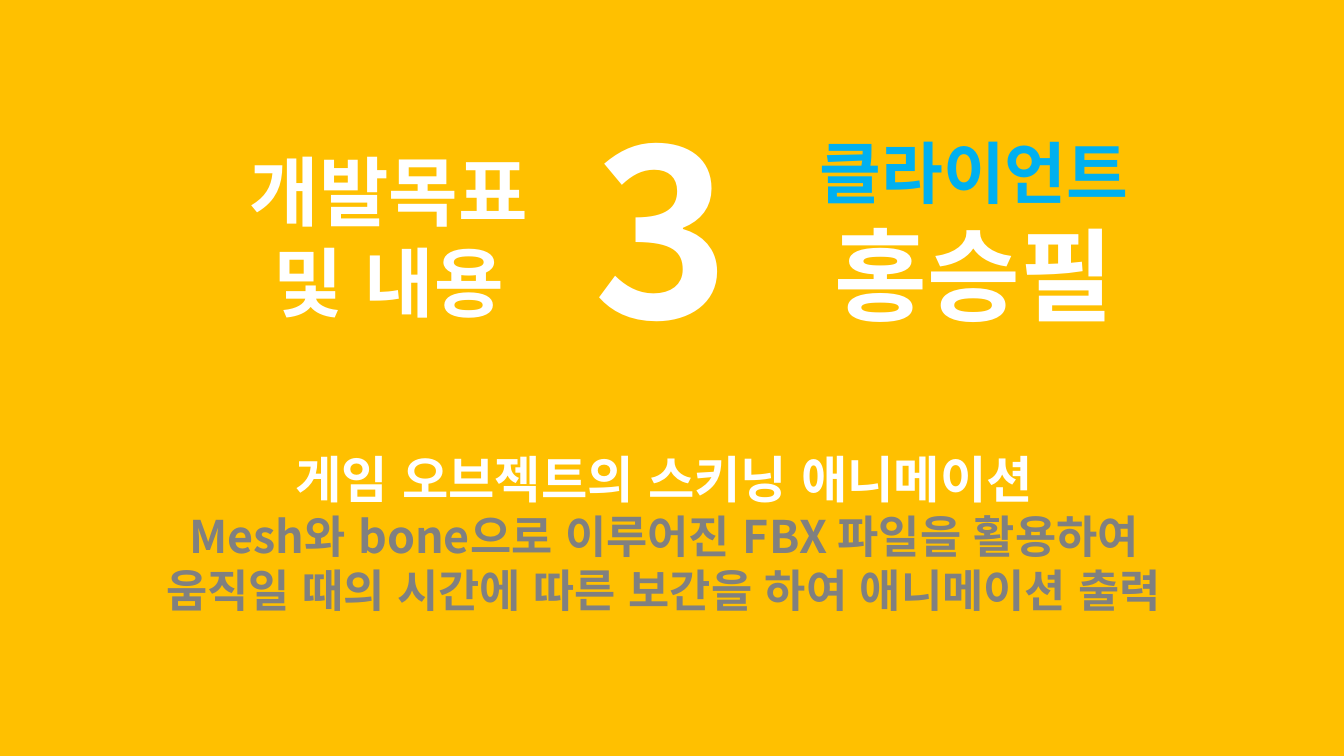
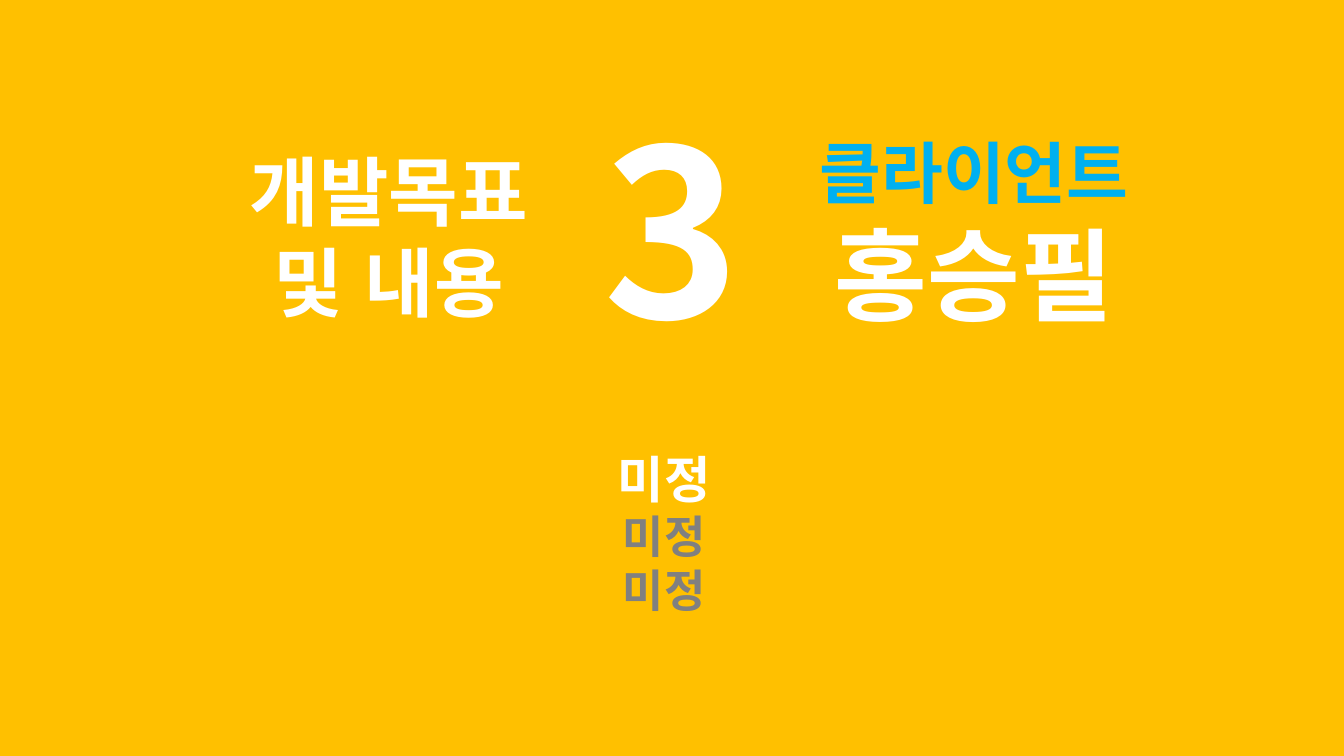
Before and after one commit to korleinster/gamebusdriver, a slide deck: slide 13 of documents/[편돌이]졸업작품 제안서(짧은버전).pptx. Drawn at 1344x756 pixels with LibreOffice and Linux fonts; fonts in the diff are those of the drawing; background and template pictures are left out. Boxes give left, top, right and bottom in pixels: in the first picture for what was removed or moved away, otherwise in the second. Text is boxed around its words. In the diff, an @@ line names an element or a change of style, - is before the commit and + after.

```diff
--- a/documents/[편돌이]졸업작품 제안서(짧은버전).pptx
+++ b/documents/[편돌이]졸업작품 제안서(짧은버전).pptx
@@ text "3": place and size @@
-text "3" at (593,142,730,322)
+text "3" at (604,142,741,322)
@@ text at (618,455,711,611): text changed @@
-게임 오브젝트의 스키닝 애니메이션
-Mesh와 bone으로 이루어진 FBX 파일을 활용하여
-움직일 때의 시간에 따른 보간을 하여 애니메이션 출력
+미정
+미정
+미정
```
Also in this commit, not shown: 11 other slides changed.
